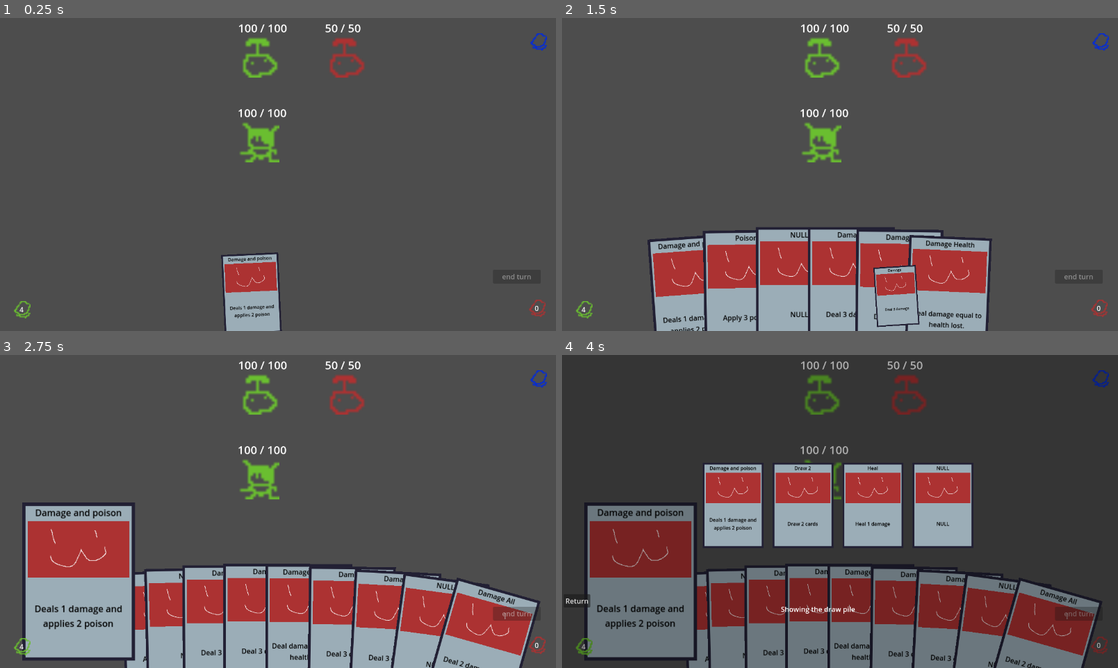
Above: before the commit, frames 1-4 (two rows, left to right).
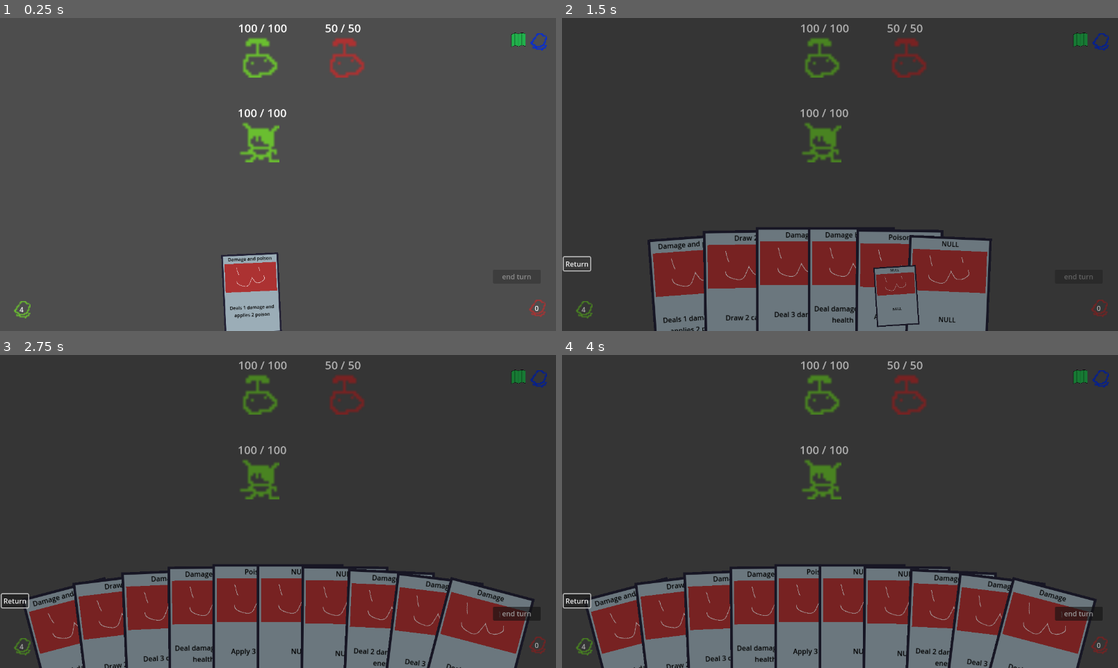
Above: after the commit, the same moments.

Repository: Saplings-Projects/1M_sub
Game: Godot game, scene res://#Scenes/TestingScene.tscn
Two runs of this game, one before a commit and one after it. Both use one fixed random seed, a clock stepped at 60 frames per second and the inputs below.
Inputs (mouse positions are in pixels of both pictures, inside the frame that each line leads up to):
- Up to frame 1 (0.25 s): no input
- Up to frame 2 (1.5 s): click (1079, 39) at 0.52 s; click (578, 265) at 1.25 s, where only the run after the commit has a clickable "Return"
- Up to frame 3 (2.75 s): click (83, 642) at 2.02 s
- Up to frame 4 (4 s): click "4" at 2.75 s; click (1079, 614) at 3.5 s, where only the run after the commit has a clickable "end turn"

The runs differ from the first frame. In frame 1, 0.1% of the frame differs, in the area x 92-95%, y 4-10%; in frame 2, 20%; in frame 3, 33%, in the area x 0-99%, y 2-100%; in frame 4, 26%.

Commit message:
Issue-46: Create Map Button Icon and Button to go into map UI

Diff:
--- /dev/null
+++ b/#Scenes/MapUI.tscn
@@ -0,0 +1,32 @@
+[gd_scene format=3 uid="uid://ki060lfrgty4"]
+
+[node name="MapUi" type="Control"]
+layout_mode = 3
+anchors_preset = 15
+anchor_right = 1.0
+anchor_bottom = 1.0
+grow_horizontal = 2
+grow_vertical = 2
+
+[node name="ColorRect" type="ColorRect" parent="."]
+layout_mode = 1
+anchors_preset = 15
+anchor_right = 1.0
+anchor_bottom = 1.0
+grow_horizontal = 2
+grow_vertical = 2
+color = Color(0, 0, 0, 0.309804)
+
+[node name="Button" type="Button" parent="."]
+offset_left = 4.0
+offset_top = 550.0
+offset_right = 65.0
+offset_bottom = 581.0
+text = "Return"
+
+[node name="GridContainer" type="GridContainer" parent="."]
+layout_mode = 0
+offset_left = 617.0
+offset_top = 333.0
+offset_right = 657.0
+offset_bottom = 373.0
--- a/#Scenes/TestingScene.tscn
+++ b/#Scenes/TestingScene.tscn
@@ -1,5 +1,6 @@
-[gd_scene load_steps=22 format=3 uid="uid://b60uabg68ra1l"]
+[gd_scene load_steps=25 format=3 uid="uid://b60uabg68ra1l"]
 
+[ext_resource type="Script" path="res://Map/MapManager.gd" id="2_50npk"]
 [ext_resource type="PackedScene" uid="uid://clmg3l3n28x38" path="res://Entity/Player/Player.tscn" id="3_4psp7"]
 [ext_resource type="PackedScene" uid="uid://dpjfy4pv0vxst" path="res://Cards/CardContainer.tscn" id="3_e7sws"]
 [ext_resource type="Resource" uid="uid://dxgoopi1roxu4" path="res://Cards/Resource/Card_Damage.tres" id="4_wvn3v"]
@@ -19,6 +20,8 @@
 [ext_resource type="Script" path="res://UI/EndTurnButton.gd" id="14_dpe64"]
 [ext_resource type="Texture2D" uid="uid://hqkt8t1v2f5h" path="res://Cards/deck_pile.png" id="18_b54hn"]
 [ext_resource type="Script" path="res://UI/DeckPileUISetter.gd" id="19_ucc6f"]
+[ext_resource type="Texture2D" uid="uid://cjlatwiw7r80d" path="res://Map/map_icon.png" id="20_tiho6"]
+[ext_resource type="Script" path="res://UI/MapButton.gd" id="22_druf4"]
 
 [sub_resource type="Resource" id="Resource_82ci8"]
 script = ExtResource("10_qowiy")
@@ -38,6 +41,9 @@
 metadata/_edit_vertical_guides_ = [1216.0]
 
 [node name="Battler" parent="." instance=ExtResource("8_qtw1k")]
+
+[node name="TestMap" type="Node2D" parent="."]
+script = ExtResource("2_50npk")
 
 [node name="Player" parent="." instance=ExtResource("3_4psp7")]
 position = Vector2(595, 284)
@@ -169,4 +175,19 @@
 script = ExtResource("19_ucc6f")
 metadata/_edit_use_anchors_ = true
 
+[node name="MapIcon" type="TextureButton" parent="CanvasLayer/UIControl"]
+layout_mode = 0
+offset_left = 1174.0
+offset_top = 31.0
+offset_right = 1214.0
+offset_bottom = 71.0
+texture_normal = ExtResource("20_tiho6")
+texture_pressed = ExtResource("20_tiho6")
+texture_hover = ExtResource("20_tiho6")
+texture_disabled = ExtResource("20_tiho6")
+texture_focused = ExtResource("20_tiho6")
+ignore_texture_size = true
+stretch_mode = 0
+script = ExtResource("22_druf4")
+
 [connection signal="pressed" from="CanvasLayer/UIControl/EndTurnButton" to="CanvasLayer/UIControl/EndTurnButton" method="_on_pressed"]
--- /dev/null
+++ b/Map/CardMapUI.gd
@@ -0,0 +1,6 @@
+extends Control
+
+var _current_map: MapBase
+
+func _ready():
+	_current_map = MapManager.current_map
--- a/Map/MapManager.gd
+++ b/Map/MapManager.gd
@@ -1,5 +1,7 @@
 extends Node2D
 ## Class to manage backend for rooms (generation and such)
+
+var current_map: MapBase
 
 #map_floors_width changes the width of the map's floors
 static func create_map(map_floors_width: Array[int]) -> MapBase: ## Generates and Populates a map with rooms that have random room types. More in depth algorithms will be added in the future
@@ -26,3 +28,9 @@
 		_grid[index_height].append_array(_padding)
 	_map.rooms = _grid
 	return _map as MapBase
+
+func _ready():
+	current_map = create_map([1,3,5,3,1])
+
+func is_map_initialized() -> bool:
+	return current_map != null
--- /dev/null
+++ b/UI/MapButton.gd
@@ -0,0 +1,12 @@
+extends TextureButton
+# Button to bring up the map UI
+
+@onready var map_scene: PackedScene = preload("res://#Scenes/MapUI.tscn")
+
+func _pressed():
+	assert(MapManager.is_map_initialized(), "Please instantiate map")
+	var parent: Control = $".."
+	var map: Control = map_scene.instantiate()
+
+	#map.populate(get_name())
+	parent.add_child(map)
--- /dev/null
+++ b/UI/MapUI.gd
@@ -0,0 +1,7 @@
+extends Control
+
+var map_scene: PackedScene = preload("res://#Scenes/MapUI.tscn")
+
+func _input(_inputevent: InputEvent) -> void:
+	if Input.is_key_pressed(KEY_ESCAPE):
+		queue_free()
--- a/project.godot
+++ b/project.godot
@@ -22,6 +22,7 @@
 PhaseManager="*res://Managers/PhaseManager.gd"
 RandomGenerator="*res://Managers/RandomGenerator.gd"
 GlobalVar="*res://Global/GLOBAL_VAR.gd"
+MapManager="*res://Map/MapManager.gd"
 
 [display]
 
Binary file added: Map/map_icon.png
Not shown, added: Map/map_icon.png.import
